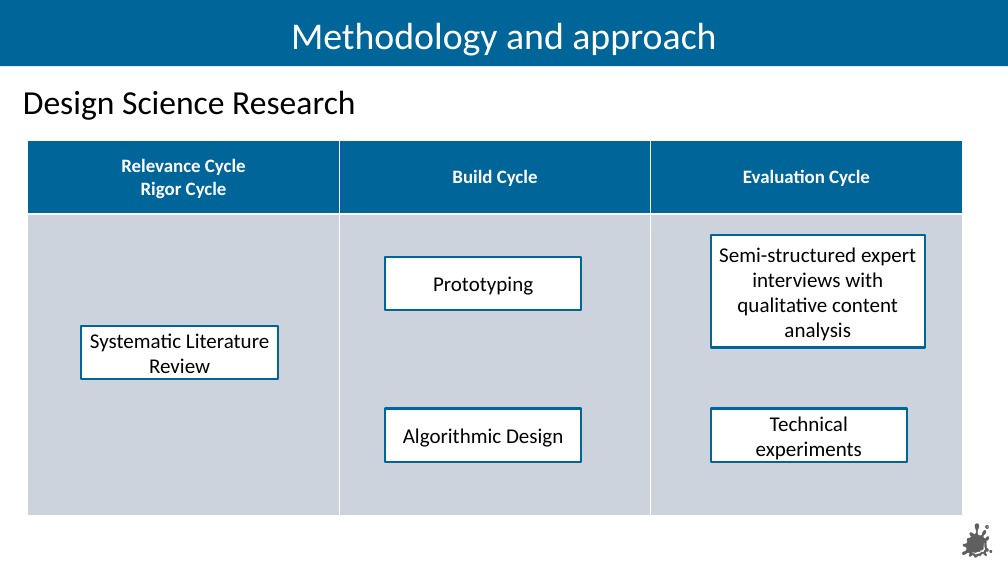
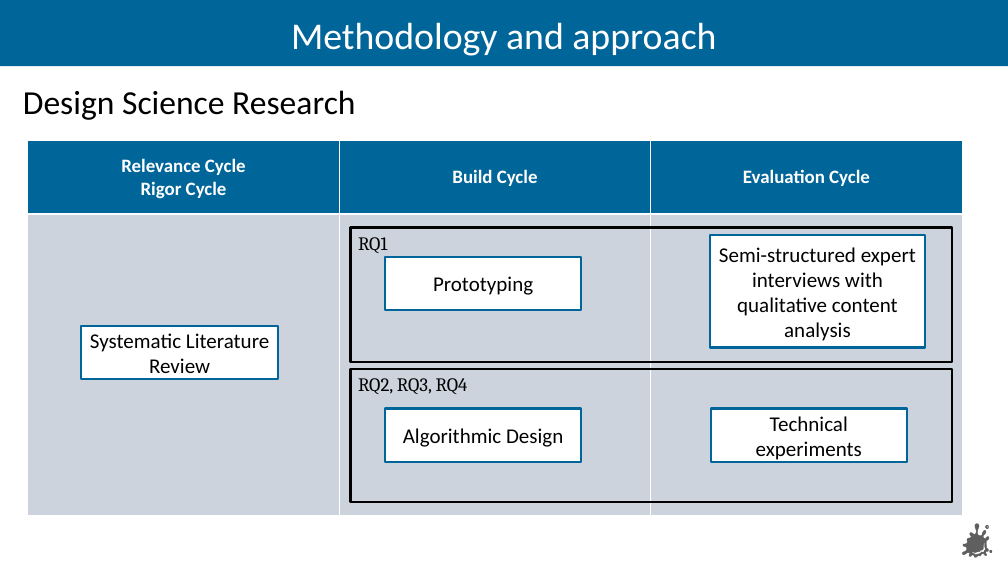
Before and after one commit to Eva0410/QseEvolvingKg, a slide deck: slide 5 of QseEvolvingKgWebApp/notes/Proposal/Proposal_Presentation.pptx. Drawn at 1008x567 pixels with LibreOffice and Linux fonts; fonts in the diff are those of the drawing; background and template pictures are left out. Boxes give left, top, right and bottom in pixels: in the first picture for what was removed or moved away, otherwise in the second. Text is boxed around its words. In the diff, an @@ line names an element or a change of style, - is before the commit and + after.

```diff
--- a/QseEvolvingKgWebApp/notes/Proposal/Proposal_Presentation.pptx
+++ b/QseEvolvingKgWebApp/notes/Proposal/Proposal_Presentation.pptx
@@ rectangle added at [351,227,951,362], outline #000000 2 pt, 18 pt, text #000000 @@
+RQ1
@@ rectangle added at [351,369,951,502], outline #000000 2 pt, 18 pt, text #000000 @@
+RQ2, RQ3, RQ4
```
Also in this commit, not shown: 1 other slide changed.
